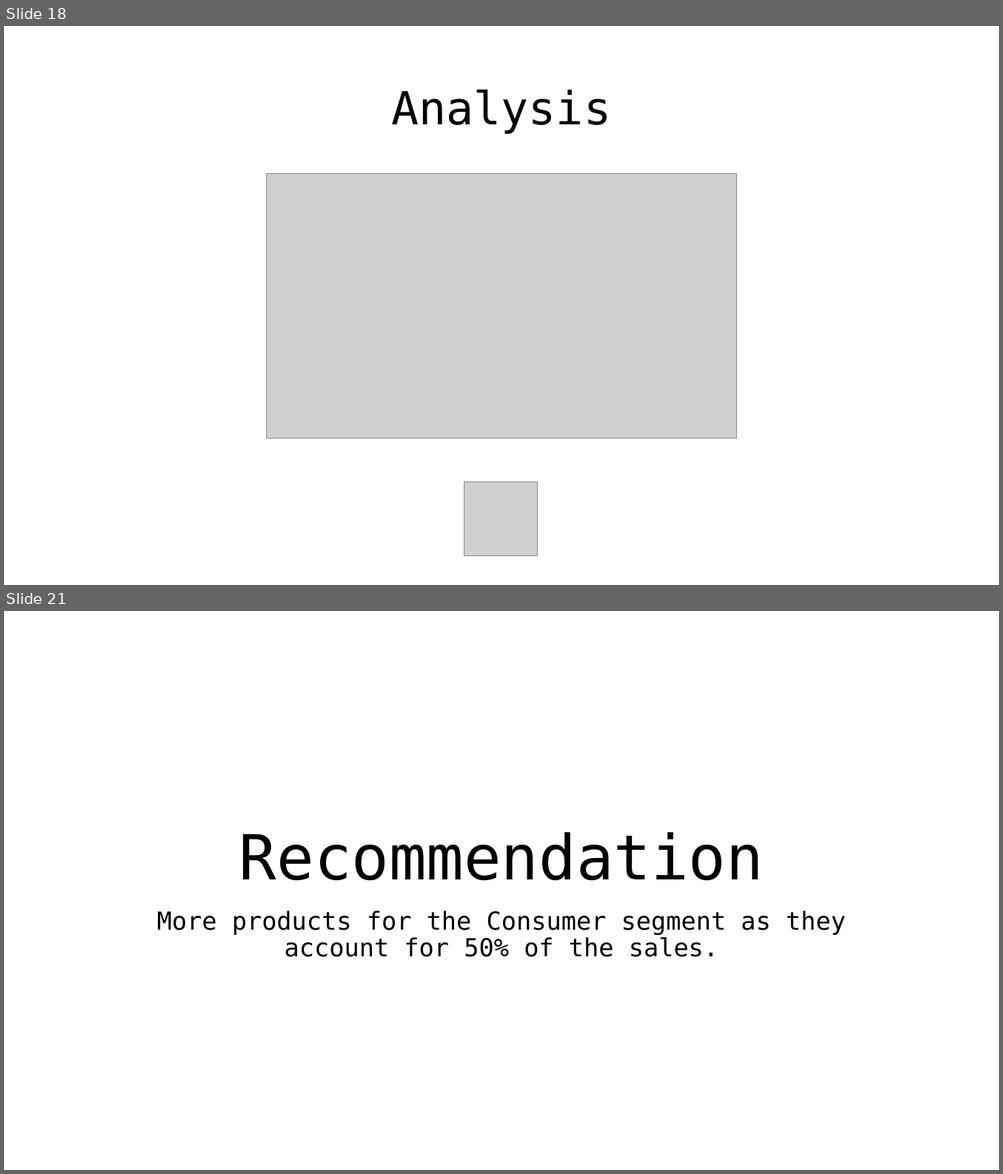
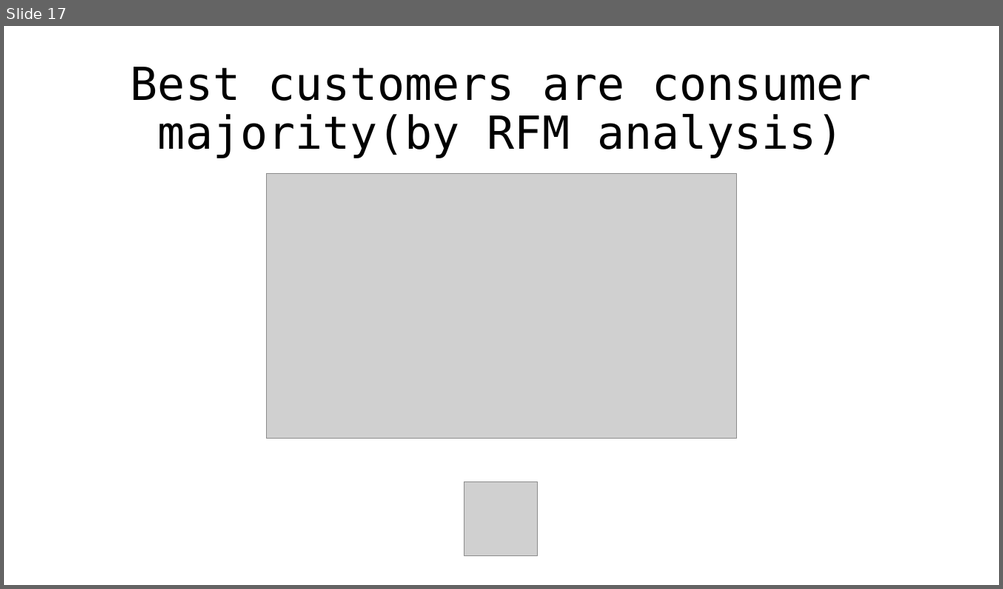
Before and after one commit to duy4nt/Data-Analysis, a slide deck: SuperstoreSalesAnalysis/Superstore Dataset Analysis.pptx. Shown one above the other, each under a label of ours: slides 18 and 21 before the commit, slide 17 after it; the slides between them are not shown. The pictures are 1003x1174 and 1003x589 pixels, drawn with LibreOffice and Linux fonts; fonts in the diff are those of the drawing; grey boxes stand for pictures. Boxes give left, top, right and bottom in pixels: in the first picture for what was removed or moved away, otherwise in the second. Text is boxed around its words. In the diff, an @@ line names an element or a change of style, - is before the commit and + after.

```diff
--- a/SuperstoreSalesAnalysis/Superstore Dataset Analysis.pptx
+++ b/SuperstoreSalesAnalysis/Superstore Dataset Analysis.pptx
@@ slide 21 removed at box(4, 611, 999, 1170), background #FFFFFF @@
@@ title removed at box(239, 832, 763, 881) @@
-Recommendation
@@ subtitle removed at box(157, 911, 845, 957) @@
-More products for the Consumer segment as they account for 50% of the sales.
@@ what was slide 18 is now slide 17 @@
@@ slide 17 changed as well @@
@@ title at box(131, 67, 871, 158): text changed @@
-Analysis
+Best customers are consumer majority(by RFM analysis)
```
Also in this commit, not shown: 3 other slides changed, 15 slides added, 17 other slides removed, 2 other files.
